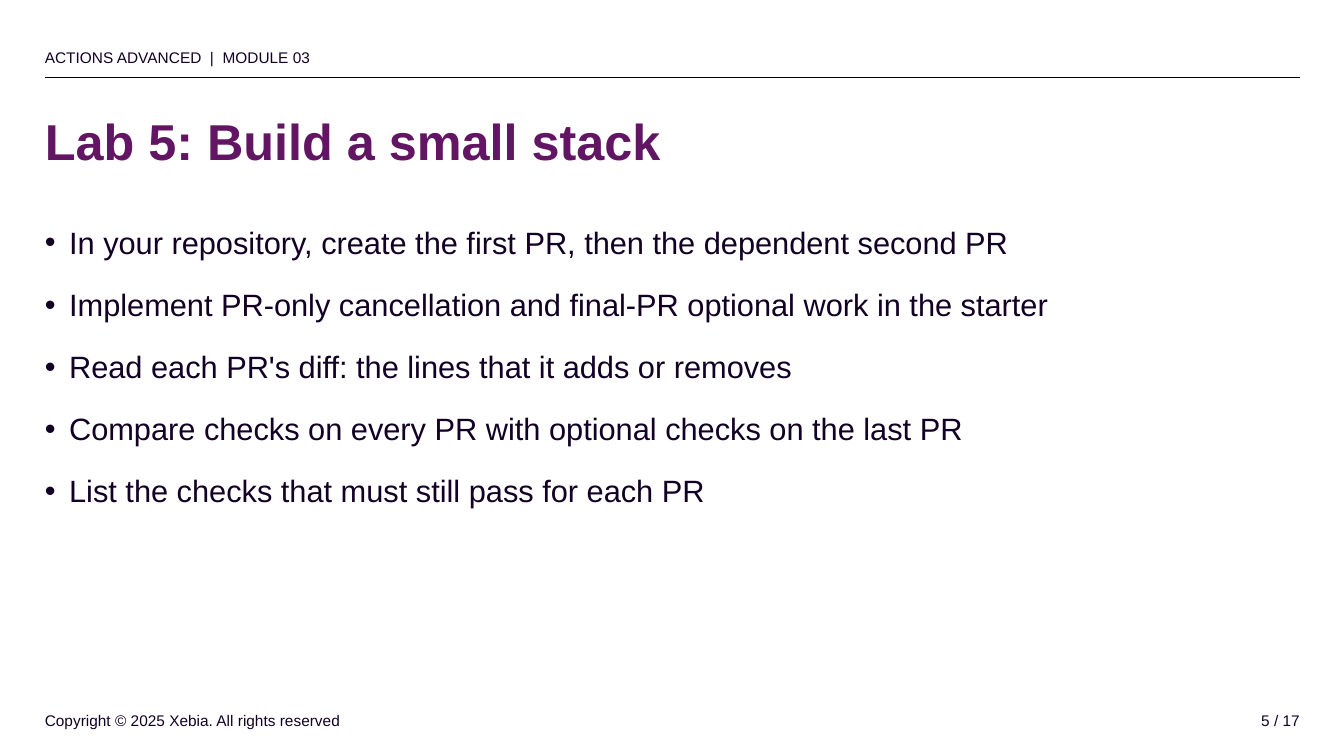
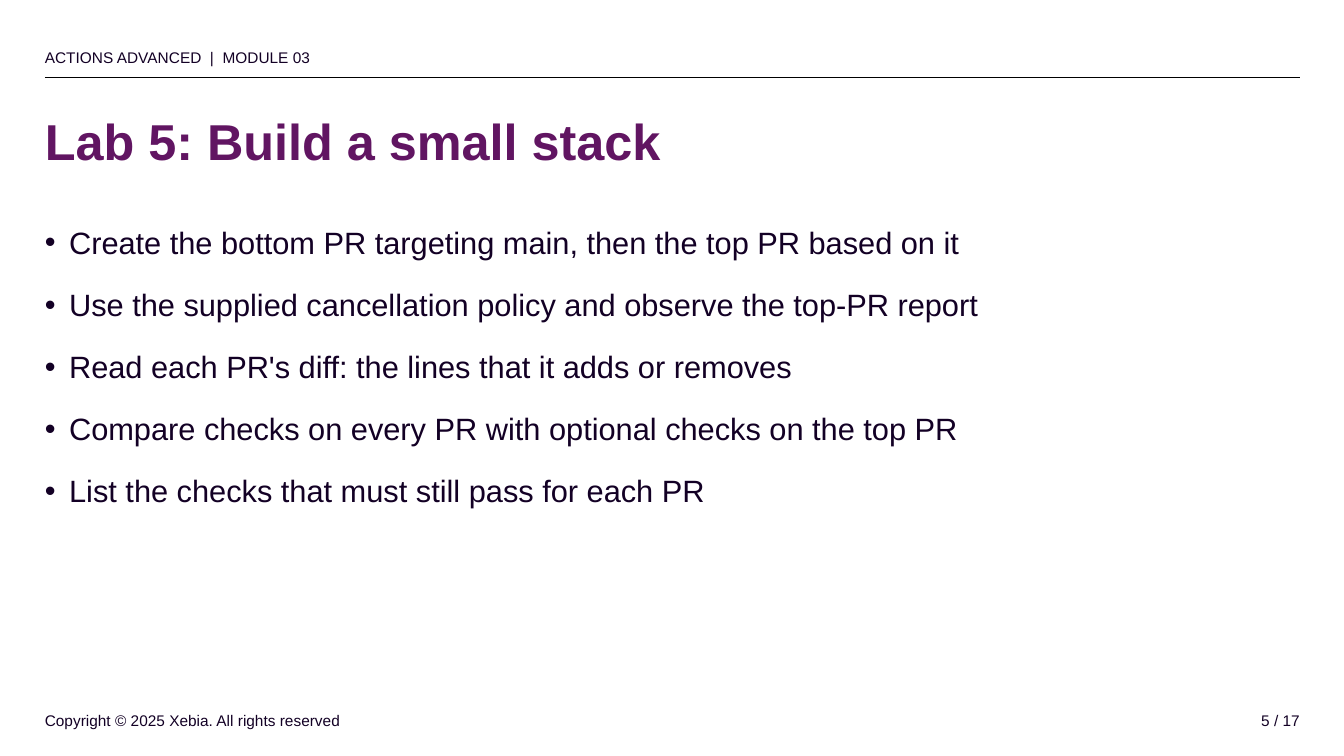
Before and after one commit to rajbos/github-actions-advanced-v3, a slide deck: slide 5 of slides/powerpoint/03-policy.pptx. Drawn at 1344x756 pixels with LibreOffice and Linux fonts; fonts in the diff are those of the drawing; background and template pictures are left out. Boxes give left, top, right and bottom in pixels: in the first picture for what was removed or moved away, otherwise in the second. Text is boxed around its words. In the diff, an @@ line names an element or a change of style, - is before the commit and + after.

```diff
--- a/slides/powerpoint/03-policy.pptx
+++ b/slides/powerpoint/03-policy.pptx
@@ text at (x1=69, y1=231, x2=978, y2=322): text changed @@
-• In your repository, create the first PR, then the dependent second PR
-• Implement PR-only cancellation and final-PR optional work in the starter
+• Create the bottom PR targeting main, then the top PR based on it
+• Use the supplied cancellation policy and observe the top-PR report
@@ text at (x1=69, y1=417, x2=958, y2=446): text changed @@
-• Compare checks on every PR with optional checks on the last PR
+• Compare checks on every PR with optional checks on the top PR
```
Also in this commit, not shown: 4 other slides changed, 41 other files.
